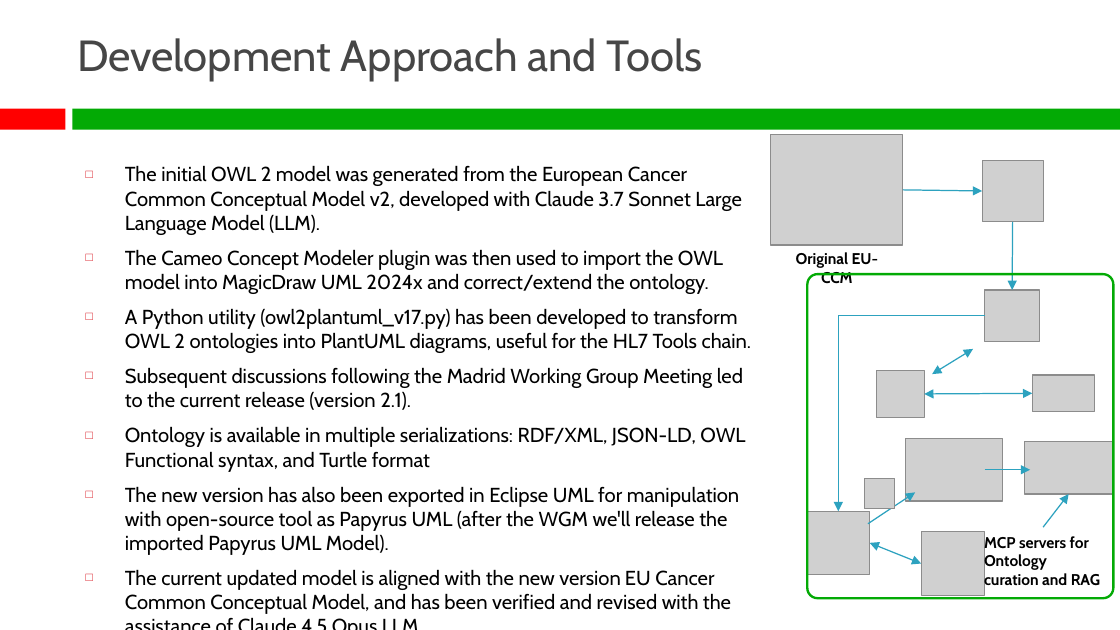
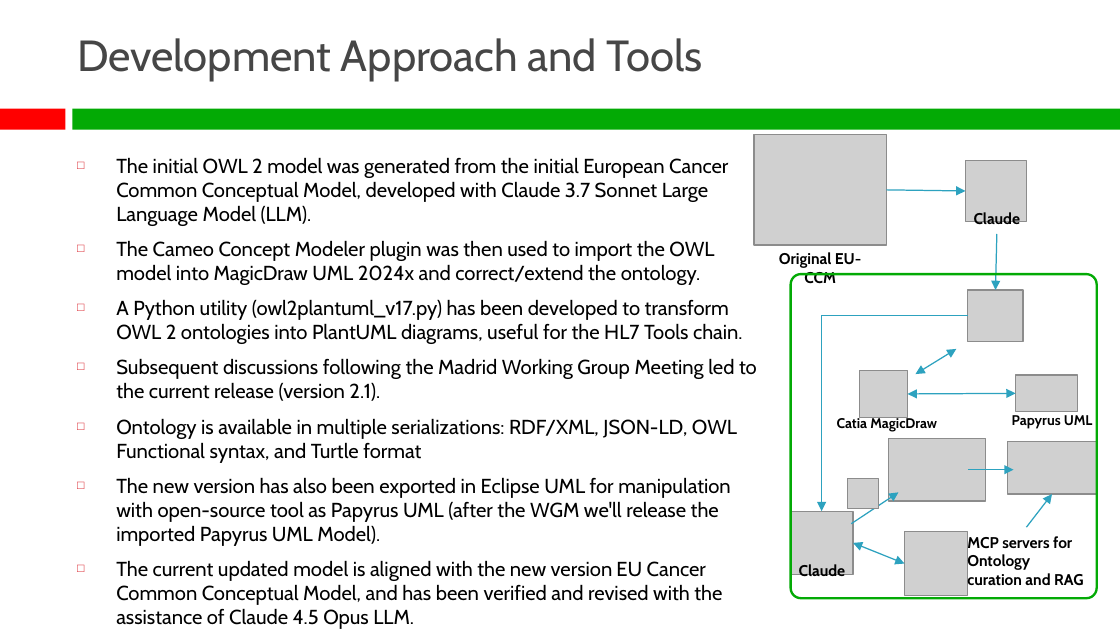
Before and after one commit to slotti64/HL7-EU-Common-cancer-concept-model, a slide deck: slide 3 of Presentations/Common_Cancer_Model_Ontology-Koln_EU_WGM_Presentation.pptx. Drawn at 1120x630 pixels with LibreOffice and Linux fonts; fonts in the diff are those of the drawing; grey boxes stand for pictures; background and template pictures are left out. Boxes give left, top, right and bottom in pixels: in the first picture for what was removed or moved away, otherwise in the second. Text is boxed around its words. In the diff, an @@ line names an element or a change of style, - is before the commit and + after.

```diff
--- a/Presentations/Common_Cancer_Model_Ontology-Koln_EU_WGM_Presentation.pptx
+++ b/Presentations/Common_Cancer_Model_Ontology-Koln_EU_WGM_Presentation.pptx
@@ text "The initial OWL 2 model ...": place and size @@
-text "The initial OWL 2 model ..." at <box>125,165,751,614</box>
+text "The initial OWL 2 model ..." at <box>116,157,757,605</box>
@@ text at <box>116,157,728,226</box>: text changed @@
-□ The initial OWL 2 model was generated from the European Cancer Common Conceptual Model v2, developed with Claude 3.7 Sonnet Large Language Model (LLM).
+□ The initial OWL 2 model was generated from the initial European Cancer Common Conceptual Model, developed with Claude 3.7 Sonnet Large Language Model (LLM).
@@ text added at <box>974,212,1021,229</box>, 10 pt, text #000000, bold @@
+Claude
@@ arrow moved from (1012, 222) - (1012, 290) to (997, 234) - (996, 290) @@
@@ text added at <box>837,416,937,432</box>, 9 pt, text #000000, bold @@
+Catia MagicDraw
@@ text added at <box>1012,415,1093,429</box>, 9 pt, text #000000, bold @@
+Papyrus UML
@@ 10 pictures, 4 arrows, 3 double arrows, 2 texts, 1 rounded rectangle, 1 elbow arrow: place and size @@
-10 pictures, 4 arrows, 3 double arrows, 2 texts, 1 rounded rectangle, 1 elbow arrow at <box>771,134,1113,598</box>
+10 pictures, 4 arrows, 3 double arrows, 2 texts, 1 rounded rectangle, 1 elbow arrow at <box>754,134,1098,598</box>
@@ text added at <box>799,564,846,580</box>, 10 pt, text #000000, bold @@
+Claude
```
Also in this commit, not shown: 3 other slides changed.
